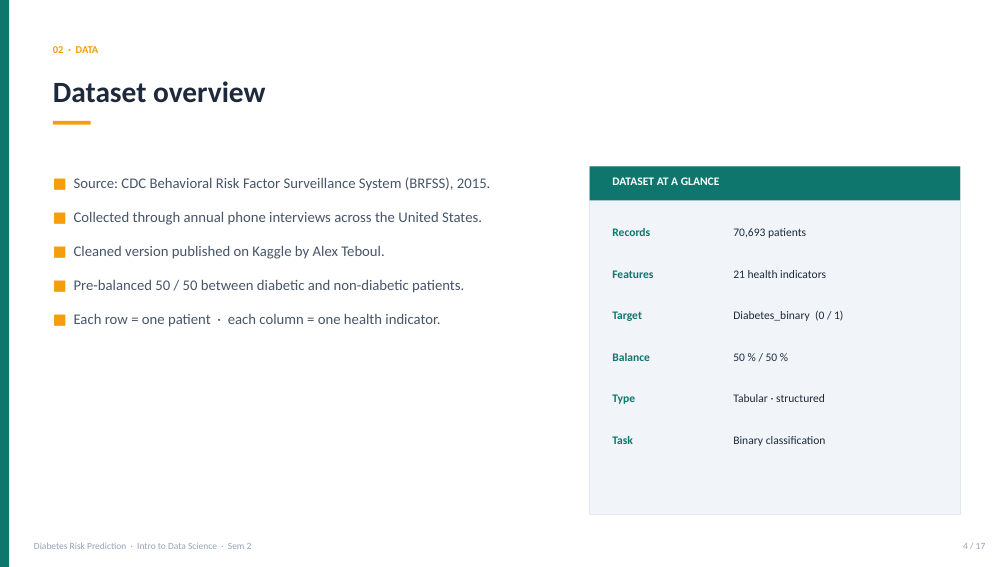
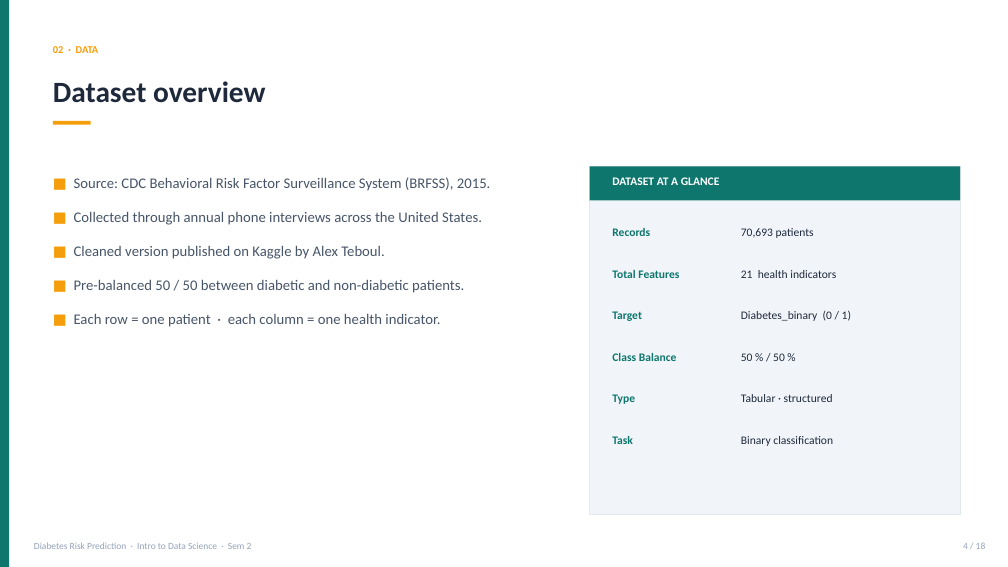
Before and after one commit to muhammadammarff-design/diabetes-risk-prediction, a slide deck: slide 4 of presentation/Diabetes_Final_Presentation.pptx. Drawn at 1008x567 pixels with LibreOffice and Linux fonts; fonts in the diff are those of the drawing. Boxes give left, top, right and bottom in pixels: in the first picture for what was removed or moved away, otherwise in the second. Text is boxed around its words. In the diff, an @@ line names an element or a change of style, - is before the commit and + after.

```diff
--- a/presentation/Diabetes_Final_Presentation.pptx
+++ b/presentation/Diabetes_Final_Presentation.pptx
@@ text at bbox=[612, 270, 679, 278]: text changed @@
-Features
+Total Features
@@ text at bbox=[612, 353, 677, 361]: text changed @@
-Balance
+Class Balance
@@ 6 texts: place and size @@
-6 texts at bbox=[733, 228, 843, 446]
+6 texts at bbox=[741, 228, 851, 446]
```
Also in this commit, not shown: 15 other slides changed, 2 slides added, 1 slide removed, 3 other files.
